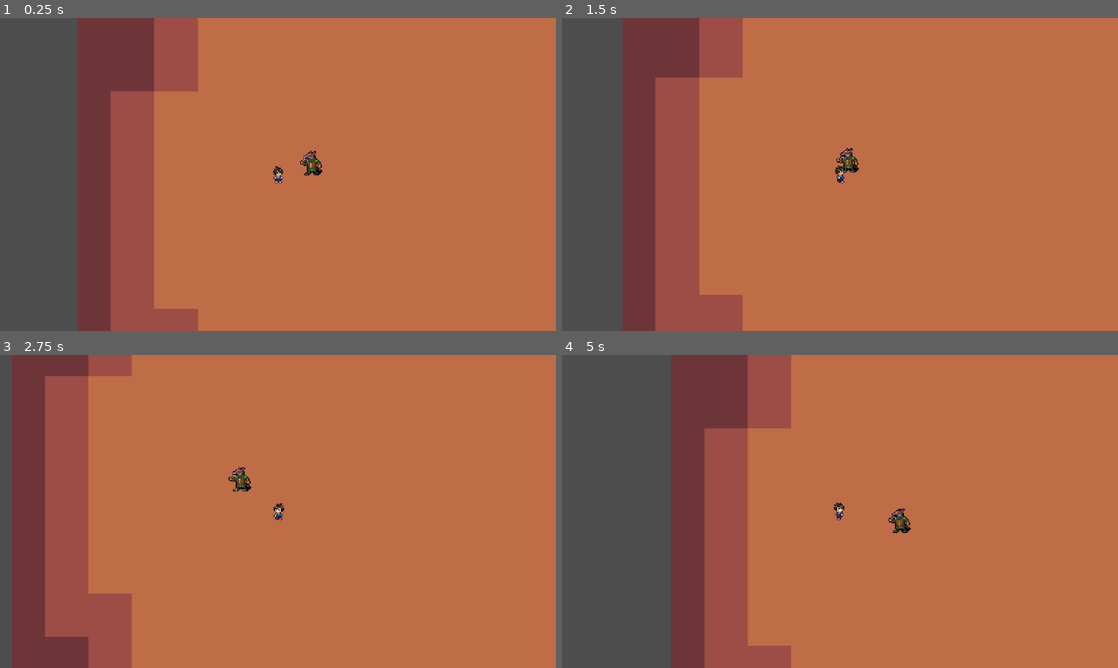
Above: before the commit, frames 1-4 (two rows, left to right).
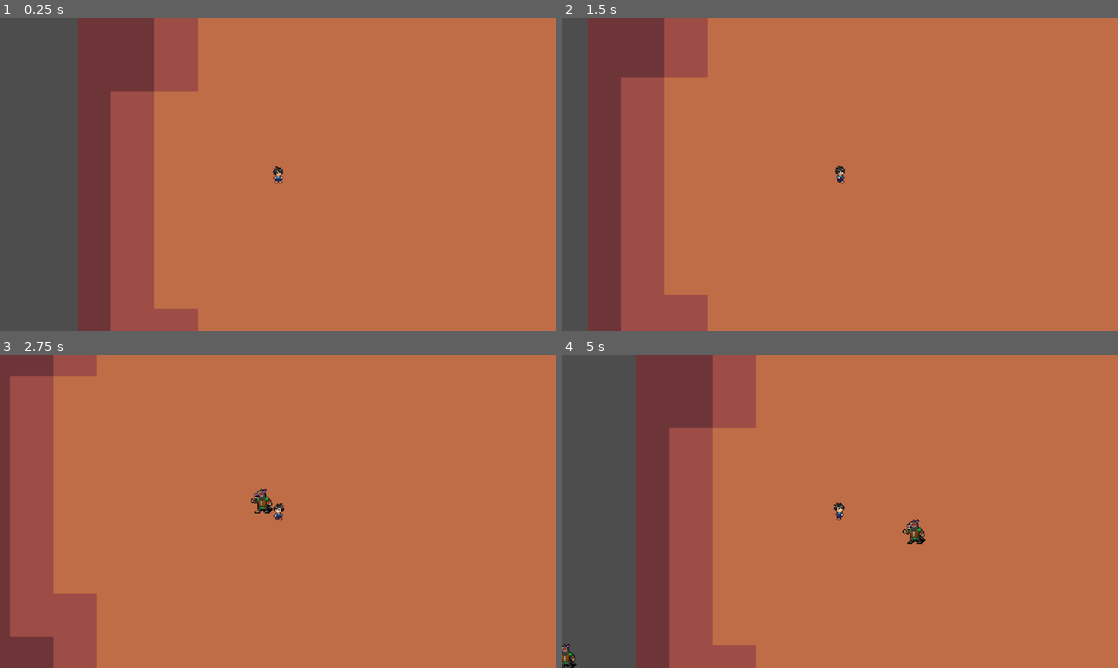
Above: after the commit, the same moments.

Repository: DavidRiusB/HeroCitySiege
Game: Godot game, scene res://world/world.tscn
Same seed, same stepped clock (60 frames per second), same inputs: the game is played once before the commit and once after it. The project has no main scene, so this scene is started directly.
Inputs:
- Up to frame 1 (0.25 s): no input
- Up to frame 2 (1.5 s): hold D (right) 0.53-1.28 s; hold S (down) from 1.28 s (still down)
- Up to frame 3 (2.75 s): release S (down) at 2.03 s; hold D (right) from 2.03 s (still down)
- Up to frame 4 (5 s): release D (right) at 2.78 s; hold W (up) 2.78-3.53 s; hold A (left) from 3.53 s (still down)

The runs differ from the first frame. In frame 1, 0.2% of the frame differs, in the area x 54-58%, y 42-51%; in frame 2, 19%; in frame 3, 15%; in frame 4, 19%, in the area x 0-66%, y 0-100%.

Commit message:
Enemy spawner
add enemy spwyner logic
set up class to control variables
set up random position generator

Diff:
--- /dev/null
+++ b/EnemySpawner.gd
@@ -0,0 +1,54 @@
+extends Node2D
+
+@export var spawns: Array[SpawnInfo] = []
+
+@onready var player = get_tree().get_first_node_in_group("player")
+
+var time = 0
+
+func _on_timer_timeout() -> void:
+	time += 1
+	for spawn_info in spawns:
+		if time > spawn_info.time_start and time < spawn_info.time_end:
+			if spawn_info.spawn_delay_counter < spawn_info.enemy_spawn_delay:
+				spawn_info.spawn_delay_counter += 1
+			else:
+				spawn_info.spawn_delay_counter = 0
+				var enemy_scene = load(spawn_info.enemy.resource_path)
+				var counter = 0
+				while counter < spawn_info.enemy_num:
+					var enemy_instance = enemy_scene.instantiate()
+					enemy_instance.global_position = get_random_position()
+					add_child(enemy_instance)
+					counter += 1
+
+func get_random_position() -> Vector2:
+	var viewport_size = get_viewport_rect().size * randf_range(1.1,1.4)
+
+	var top_left = Vector2(player.global_position.x - viewport_size.x/2, player.global_position.y - viewport_size.y/2)
+	var top_right = Vector2(player.global_position.x + viewport_size.x/2, player.global_position.y - viewport_size.y/2)
+	var bottom_left = Vector2(player.global_position.x - viewport_size.x/2, player.global_position.y + viewport_size.y/2)
+	var bottom_right = Vector2(player.global_position.x + viewport_size.x/2, player.global_position.y - viewport_size.y/2)
+
+	var pos_side = ["up", "down", "right", "left"].pick_random()
+
+	var spawn_pos1 = Vector2.ZERO
+	var spawn_pos2 = Vector2.ZERO
+
+	match pos_side:
+		"up":
+			spawn_pos1 = top_left
+			spawn_pos2 = top_right
+		"down":
+			spawn_pos1 = bottom_left
+			spawn_pos2 = bottom_right
+		"right":
+			spawn_pos1 = top_right
+			spawn_pos2 = bottom_right
+		"left":
+			spawn_pos1 = top_left
+			spawn_pos2 = bottom_left
+
+	var x_spawn = randf_range(spawn_pos1.x, spawn_pos2.x)
+	var y_spawn = randf_range(spawn_pos1.y, spawn_pos2.y)
+	return Vector2(x_spawn, y_spawn)
--- /dev/null
+++ b/Utility/SpawnInfo.gd
@@ -0,0 +1,11 @@
+extends Resource
+
+class_name SpawnInfo
+
+@export var time_start: int
+@export var time_end: int
+@export var enemy: Resource
+@export var enemy_num: int
+@export var enemy_spawn_delay: int
+
+var spawn_delay_counter := 0
--- /dev/null
+++ b/enemy_spawner.tscn
@@ -0,0 +1,23 @@
+[gd_scene load_steps=5 format=3 uid="uid://tvc1ralorpit"]
+
+[ext_resource type="Script" uid="uid://csigv63wce664" path="res://EnemySpawner.gd" id="1_ewhtn"]
+[ext_resource type="Script" uid="uid://dcvp27udmhegd" path="res://Utility/SpawnInfo.gd" id="2_63vqd"]
+[ext_resource type="PackedScene" uid="uid://bv6engsryuy83" path="res://scenes/enemies/enemy.tscn" id="3_i0ei4"]
+
+[sub_resource type="Resource" id="Resource_568dl"]
+script = ExtResource("2_63vqd")
+time_start = 0
+time_end = 60
+enemy = ExtResource("3_i0ei4")
+enemy_num = 1
+enemy_spawn_delay = 1
+metadata/_custom_type_script = "uid://dcvp27udmhegd"
+
+[node name="EnemySpawner" type="Node2D"]
+script = ExtResource("1_ewhtn")
+spawns = Array[ExtResource("2_63vqd")]([SubResource("Resource_568dl")])
+
+[node name="Timer" type="Timer" parent="."]
+autostart = true
+
+[connection signal="timeout" from="Timer" to="." method="_on_timer_timeout"]
--- a/scenes/enemies/enemy.tscn
+++ b/scenes/enemies/enemy.tscn
@@ -28,7 +28,6 @@
 shape = SubResource("CapsuleShape2D_8e3ao")
 
 [node name="HurtBox" parent="." instance=ExtResource("3_fcftc")]
-collision_layer = 4
 collision_mask = 4
 
 [node name="CollisionShape2D" parent="HurtBox" index="0"]
@@ -37,7 +36,6 @@
 
 [node name="HitBox" parent="." instance=ExtResource("4_lu5c6")]
 collision_layer = 2
-collision_mask = 2
 
 [node name="CollisionShape2D" parent="HitBox" index="0"]
 position = Vector2(1, 3)
--- a/scenes/player/player.tscn
+++ b/scenes/player/player.tscn
@@ -21,7 +21,6 @@
 shape = SubResource("CapsuleShape2D_dovo2")
 
 [node name="HurtBox" parent="." instance=ExtResource("2_dovo2")]
-collision_layer = 2
 collision_mask = 2
 
 [node name="CollisionShape2D" parent="HurtBox" index="0"]
--- a/world/world.tscn
+++ b/world/world.tscn
@@ -2,7 +2,7 @@
 
 [ext_resource type="Texture2D" uid="uid://c3laqnta1pgy5" path="res://assets/environments/Spring Tile.png" id="1_tcf2h"]
 [ext_resource type="PackedScene" uid="uid://u5d3ubsipudv" path="res://scenes/player/player.tscn" id="2_4717r"]
-[ext_resource type="PackedScene" uid="uid://bv6engsryuy83" path="res://scenes/enemies/enemy.tscn" id="3_4717r"]
+[ext_resource type="PackedScene" uid="uid://tvc1ralorpit" path="res://enemy_spawner.tscn" id="3_4717r"]
 
 [node name="World" type="Node2D"]
 
@@ -18,5 +18,4 @@
 [node name="Player" parent="." instance=ExtResource("2_4717r")]
 movement_speed = 80.0
 
-[node name="Enemy" parent="." instance=ExtResource("3_4717r")]
-position = Vector2(42, -17)
+[node name="EnemySpawner" parent="." instance=ExtResource("3_4717r")]
Not shown, added: EnemySpawner.gd.uid
Not shown, added: Utility/SpawnInfo.gd.uid
